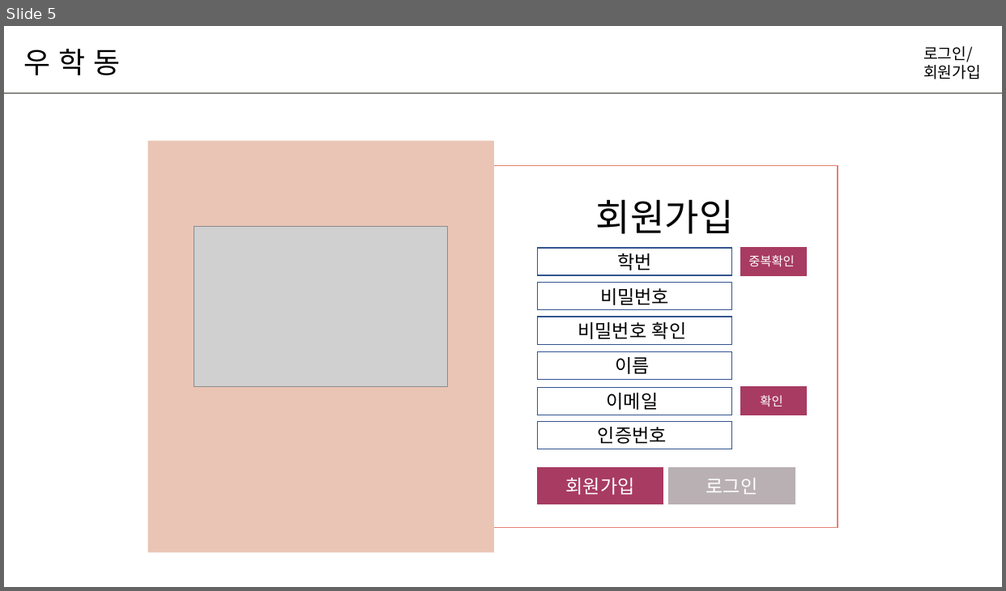
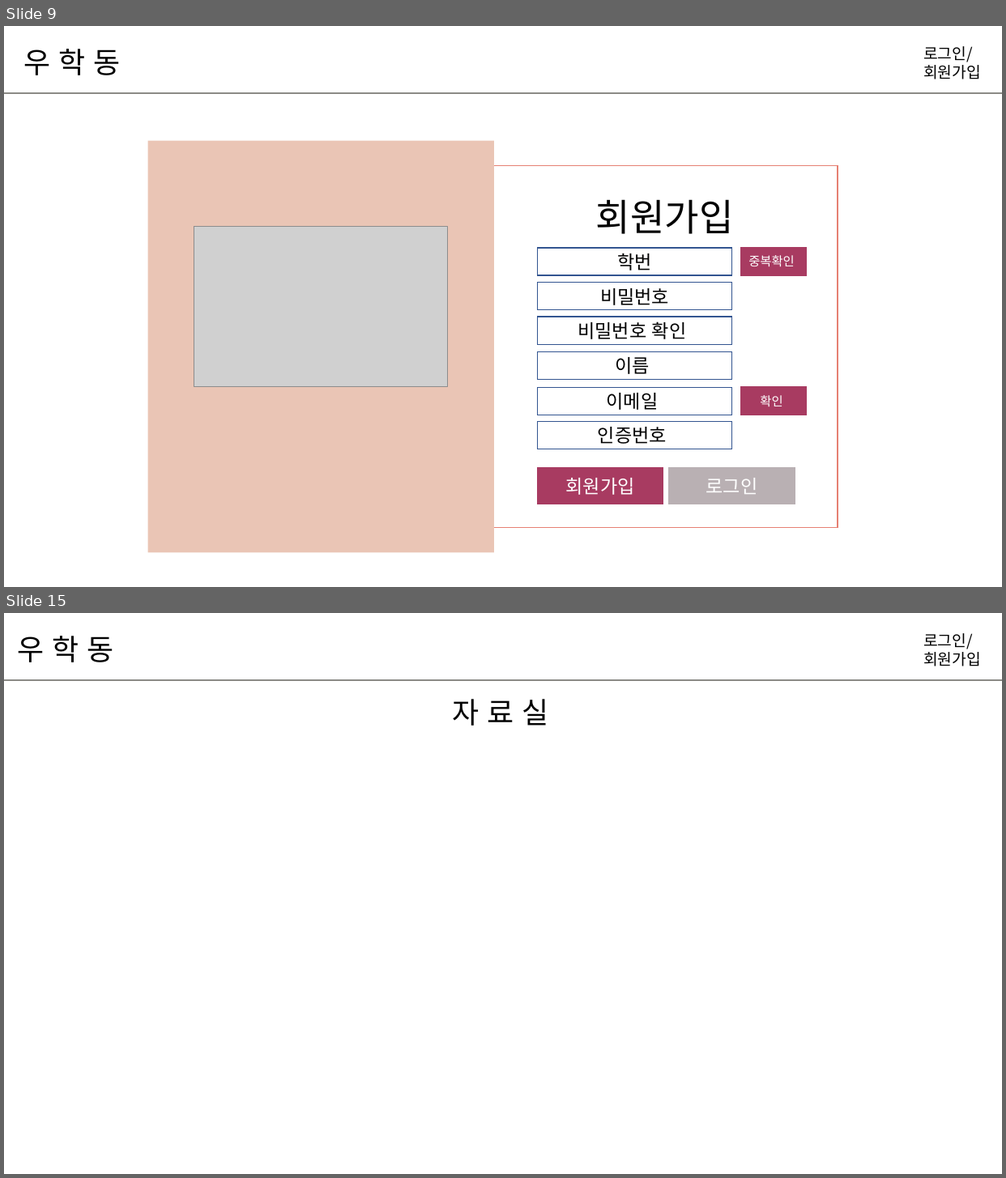
Before and after one commit to hyunniesss/ToyProject, a slide deck: document/와이어프레임/우학동_와이어프레임.pptx. Shown one above the other, each under a label of ours: slide 5 before the commit, slides 9 and 15 after it; the slides between them are not shown. The pictures are 1006x591 and 1006x1178 pixels, drawn with LibreOffice and Linux fonts; fonts in the diff are those of the drawing; grey boxes stand for pictures. Boxes give left, top, right and bottom in pixels: in the first picture for what was removed or moved away, otherwise in the second. Text is boxed around its words. In the diff, an @@ line names an element or a change of style, - is before the commit and + after.

```diff
--- a/document/와이어프레임/우학동_와이어프레임.pptx
+++ b/document/와이어프레임/우학동_와이어프레임.pptx
@@ slide 15 added at (4,613,1002,1174), background #FFFFFF @@
@@ text added at (17,636,113,662), 28 pt, text #000000 @@
+우 학 동
@@ text added at (923,633,981,666), 15 pt, text #000000 @@
+로그인/
+회원가입
@@ line added from (4, 680) to (1002, 680), #8B8A86 1.5 pt @@
@@ text added at (453,699,549,726), 28 pt, text #000000 @@
+자 료 실
@@ what was slide 5 is now slide 9 @@
```
Also in this commit, not shown: 5 slides changed, 9 other slides added, 1 other file.
